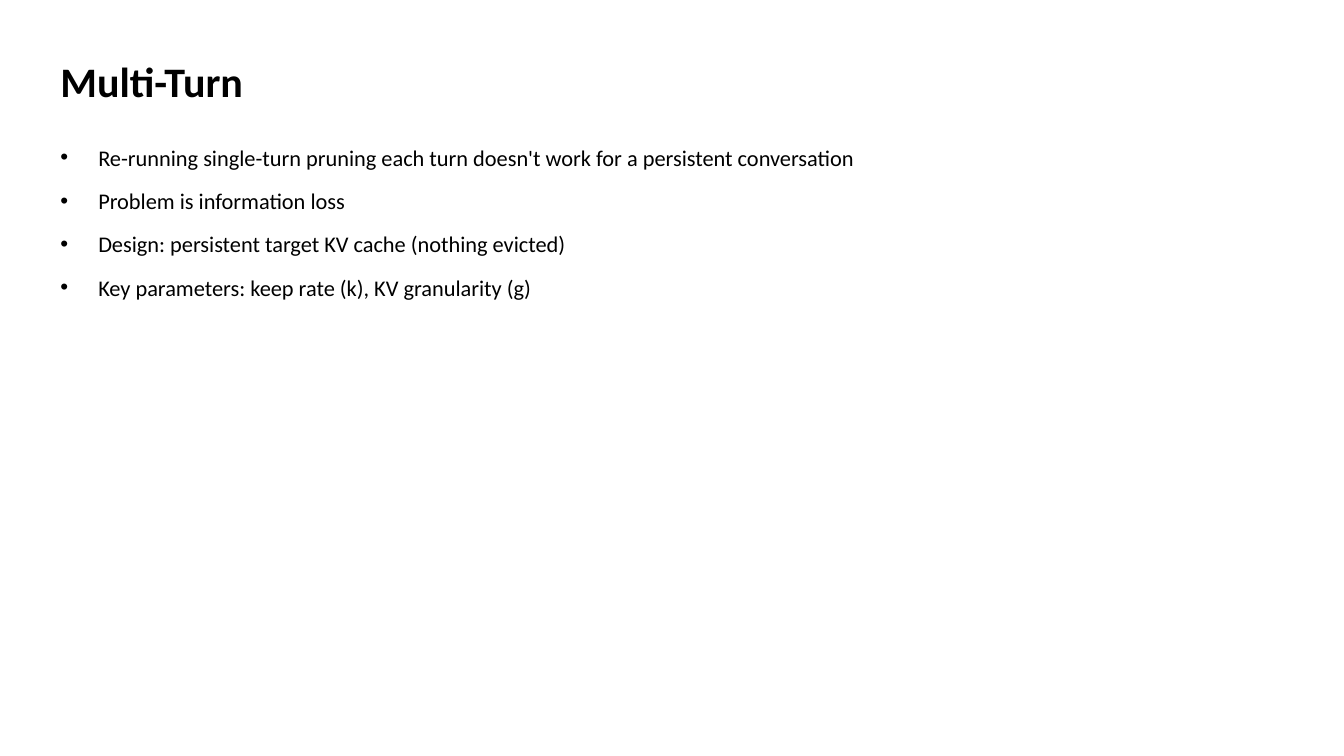
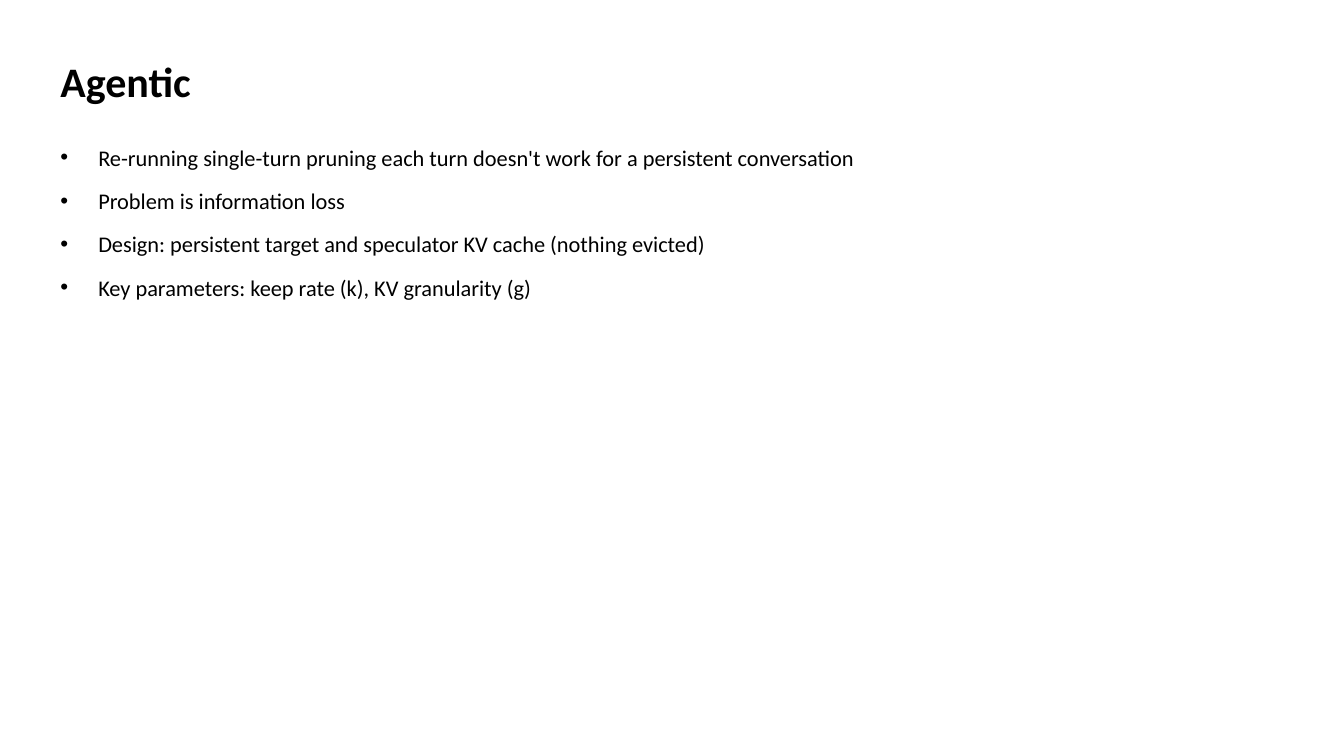
Before and after one commit to MS-Feeds/vllm-msn, a slide deck: slide 14 of benchmarks/spec_prefill_multi_turn/spec_prefill_multi_turn_template.pptx (slide 13 before the commit). Drawn at 1344x756 pixels with LibreOffice and Linux fonts; fonts in the diff are those of the drawing. Boxes give left, top, right and bottom in pixels: in the first picture for what was removed or moved away, otherwise in the second. Text is boxed around its words. In the diff, an @@ line names an element or a change of style, - is before the commit and + after.

```diff
--- a/benchmarks/spec_prefill_multi_turn/spec_prefill_multi_turn_template.pptx
+++ b/benchmarks/spec_prefill_multi_turn/spec_prefill_multi_turn_template.pptx
@@ text at [60, 67, 190, 104]: text changed @@
-Multi-Turn
+Agentic
@@ text at [98, 236, 705, 256]: text changed @@
-• Design: persistent target KV cache (nothing evicted)
+• Design: persistent target and speculator KV cache (nothing evicted)
```
Also in this commit, not shown: 9 other slides changed, 6 slides added, 2 slides removed, 12 other files.
